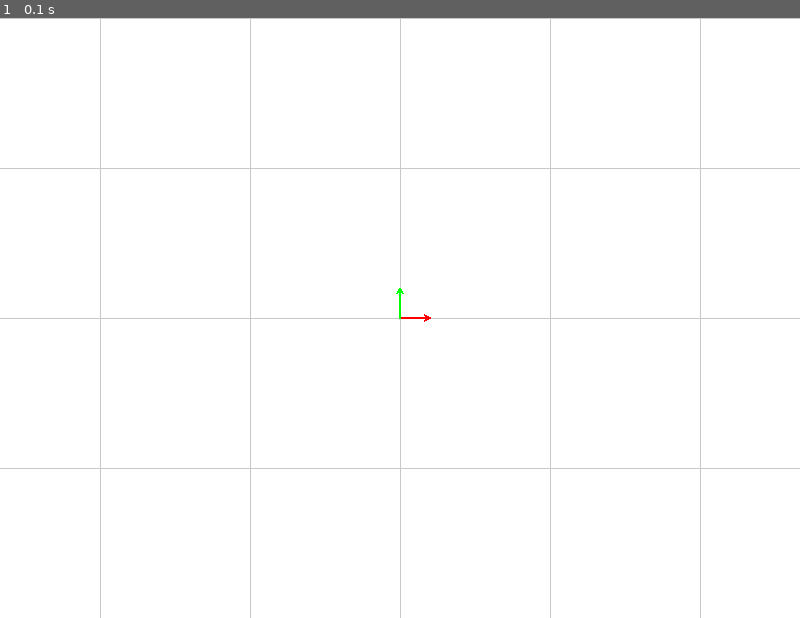
Above: before the commit, frame 1.
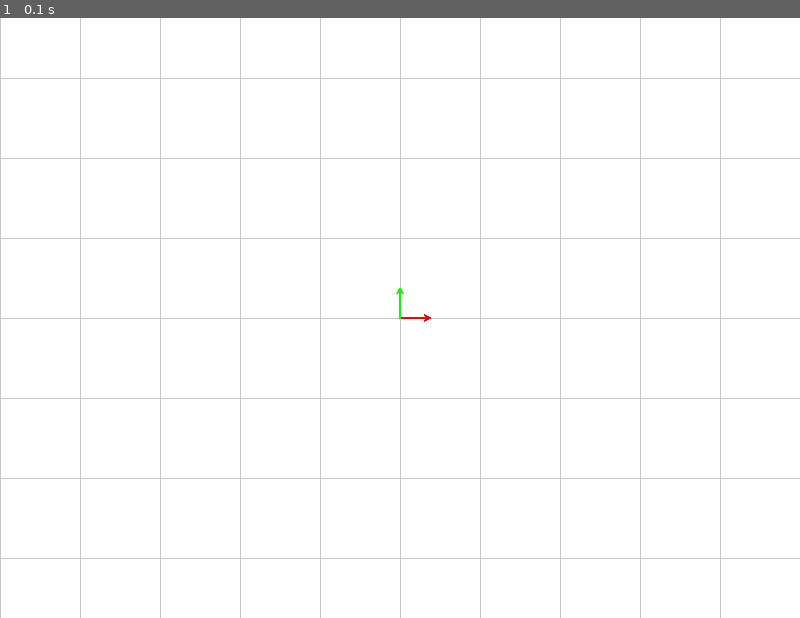
Above: after the commit, the same moment.

Repository: Sekou/PYHelpersRTU
Game: pygame game, started from display2d_v2.py
Two runs of this game, one before a commit and one after it. Both use one fixed random seed, a clock stepped at 60 frames per second and the inputs below.
Inputs:
- Up to frame 1 (0.1 s): no input

The runs differ from the first frame. In frame 1, 3.1% of the frame differs, in the area x 0-100%, y 0-100%.

Commit message:
Update display2d_v2.py

Diff:
--- a/display2d_v2.py
+++ b/display2d_v2.py
@@ -5,6 +5,9 @@
 import sys, pygame
 import numpy as np
 import time, datetime as dt
+
+WIDTH, HEIGHT = 800, 600
+SCALE=80
 
 points=[]
 points_ext=[]
@@ -42,8 +45,6 @@
     with open(frmt_date+".txt", "w") as f:
         f.write(str(res))
 
-WIDTH, HEIGHT = 800, 600
-SCALE=150
 COLORS=get_some_colors()
 
 Y_AXIS_UP=True
